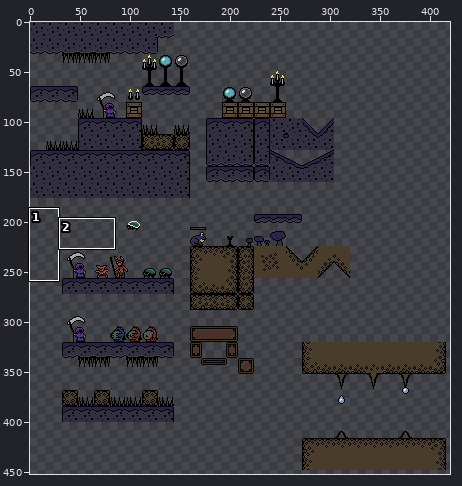
Pixel-art file -- DeathBros/Assets/Sprites/Aseprite/Player/NES_concepts_2.aseprite. The first picture is a wide view before the edit; the outline marks the close-up.
Close-up. The starting point:
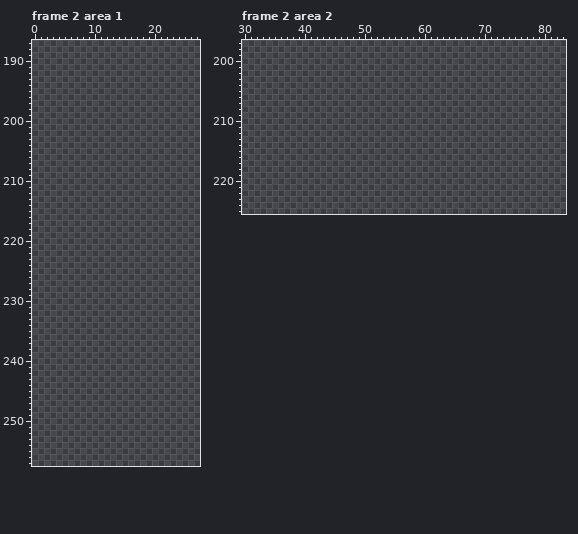
512x512 pixels, 3 frames. Colours within 5 levels of each other are drawn and written as one. Shown: frame 2 area 1: x 0..27, y 187..257; frame 2 area 2: x 30..83, y 197..225. The wide view leaves out empty margins.
After:
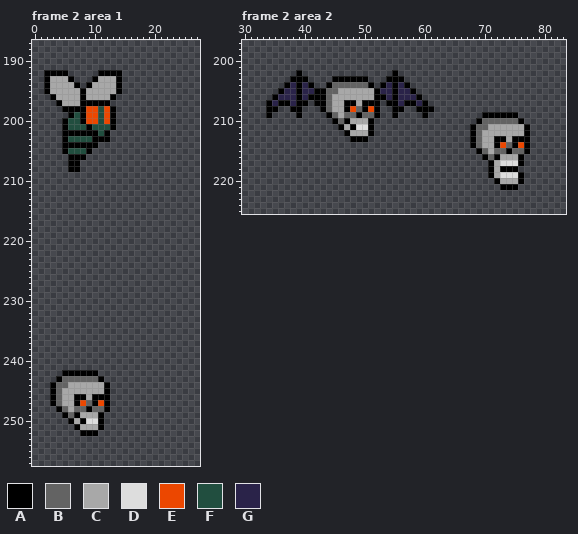
Palette (. is transparent): A #000000  B #636363  C #a8a8a8  D #dddddd  E #ec4700  F #214e3f  G #2a2349
The exact change:
Changed rows in their new state; - is an unchanged pixel.
Frame 2 area 1, layer "Layer 1":
first column x 2:
192 AAAA-----AAAA
193 ACCCA---ACCCA
194 ACCCCA-ACCCCA
195 ACCCCCACCCCCA
196 -ACCCCACCCCA-
197 --ACCCAAAAA--
198 ---AAAAEEFEA-
199 ----AFAEEFEA-
200 ---AFFAEEFEA-
201 ---AFFFAFFFA-
202 ---AAAAAAFA--
203 ---AFFFFAAA--
204 ---AAAAAA----
205 ---AFFFA-----
206 ----AAA------
207 ----AA-------
208 ----AA-------
first column x 3:
242 --AAAAAA--
243 -ABBBBBBA-
244 ABBCCCCCCA
245 ABCCCCCCCA
246 ABCCAACAAA
247 ABCCAEBAEA
248 -ABCBBABBA
249 --ABACCCA-
250 ---ACADDA-
251 ----ACCCA-
252 -----AAA--
Frame 2 area 2, layer "Layer 1":
first column x 34:
202 -----A---------------A----------------------
203 ----AAA----AAAAAA---AAA---------------------
204 ---AGAGA--ABBBBBBA-AGAGA--------------------
205 --AGGAGGAABBCCCCCCAGGAGGA-------------------
206 -AGGGAGAAABCCCCCCCAAGAGGGA------------------
207 AGAAGAA-AABCCAACAAA-AAGAAGA-----------------
208 AA--AA---ABCCAEBAEA--AA--AAA----------------
209 A----A----ABCBBABBA--A----A---------AAAAAA--
210 -----------ABACCCA-----------------ABBBBBBA-
211 ------------ACADDA----------------ABBCCCCCCA
212 -------------ACCCA----------------ABCCCCCCCA
213 --------------AAA-----------------ABCCAACAAA
214 ----------------------------------ABCCAEBAEA
215 -----------------------------------ABCBBABBA
216 ------------------------------------ABACCCA-
217 -------------------------------------ACDDDA-
218 -------------------------------------ACAAA--
219 -------------------------------------ACDDDA-
220 --------------------------------------ACCCA-
221 ---------------------------------------AAA--
Boxes around the changes in both close-ups, in picture pixels (x1, y1, x2, y2):
added: (44, 70, 122, 172)
added: (50, 370, 110, 436)
added: (266, 70, 434, 142)
added: (470, 112, 530, 190)
